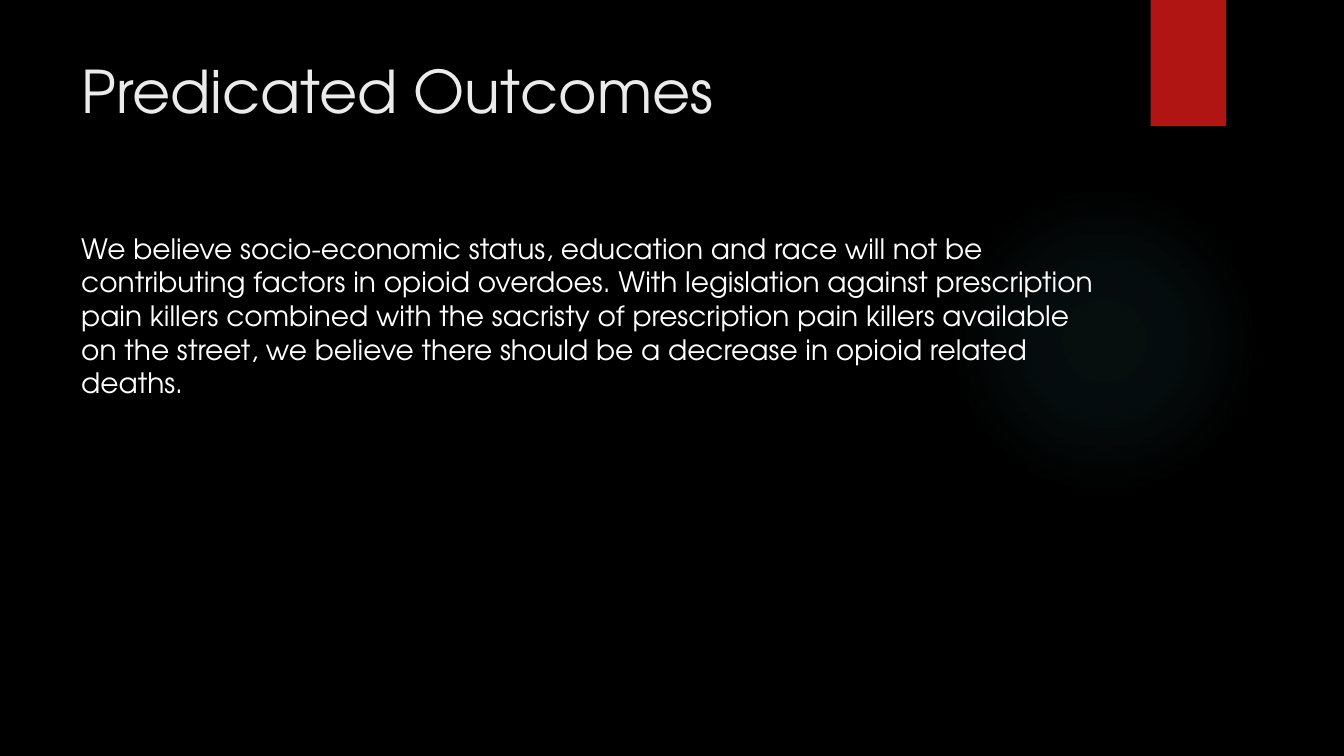
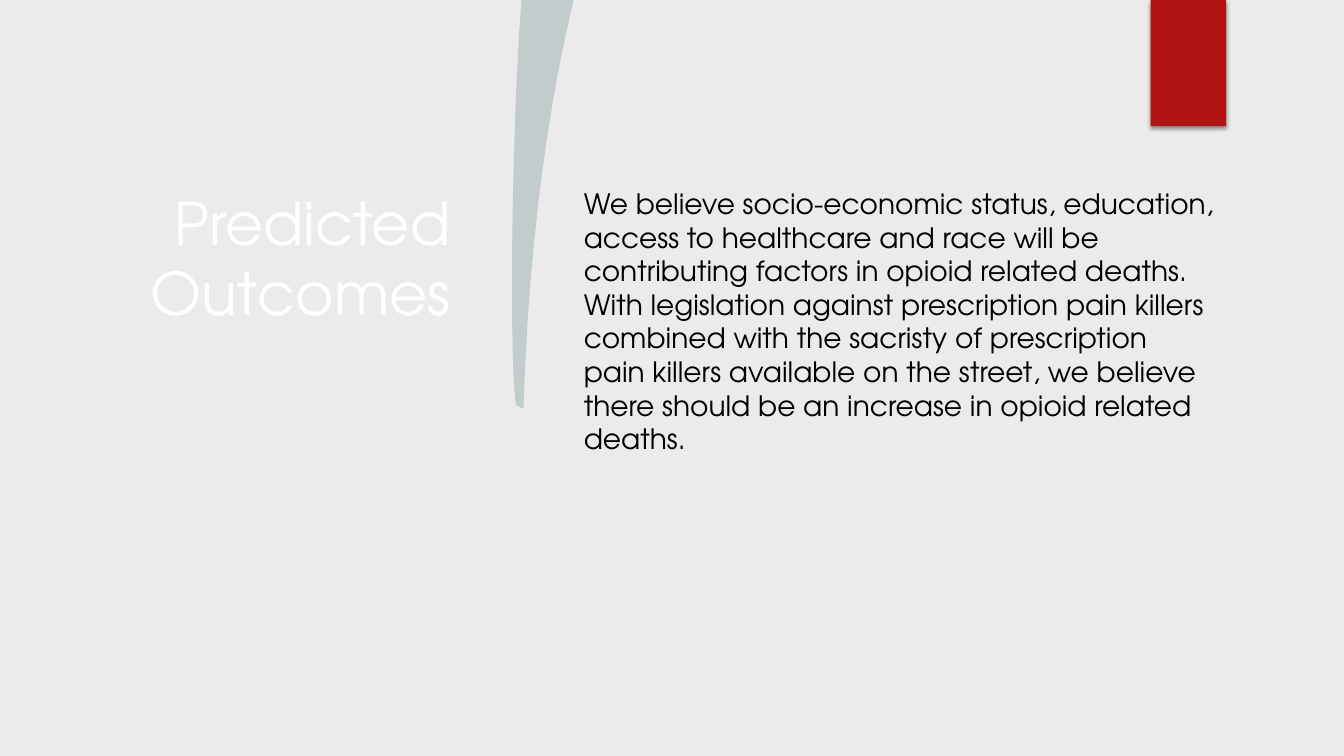
Before and after one commit to GregPoppe/opioid_project, a slide deck: slide 4 of Opioid_Crisis.pptx. Drawn at 1344x756 pixels with LibreOffice and Linux fonts; fonts in the diff are those of the drawing; background and template pictures are left out. Boxes give left, top, right and bottom in pixels: in the first picture for what was removed or moved away, otherwise in the second. Text is boxed around its words. In the diff, an @@ line names an element or a change of style, - is before the commit and + after.

```diff
--- a/Opioid_Crisis.pptx
+++ b/Opioid_Crisis.pptx
@@ background picture (left out) to #EBEBEB @@
@@ rectangle added at bbox=[0, 0, 1344, 756], fill #EBEBEB @@
@@ freeform shape added at bbox=[512, 0, 574, 409], fill #1E5155 at 20% opacity @@
@@ rectangle removed at bbox=[1150, 0, 1226, 126] @@
@@ rectangle added at bbox=[1150, 0, 1226, 126], fill #B01513 @@
@@ title at bbox=[81, 68, 714, 114]: text changed; text colour #EBEBEB to #FFFFFF @@
-Predicated Outcomes
+Predicted Outcomes
@@ text at bbox=[584, 193, 1213, 450]: text changed; text colour #FFFFFF to #000000 @@
-We believe socio-economic status, education and race will not be contributing factors in opioid overdoes. With legislation against prescription pain killers combined with the sacristy of prescription pain killers available on the street, we believe there should be a decrease in opioid related deaths.
+We believe socio-economic status, education, access to healthcare and race will be contributing factors in opioid related deaths. With legislation against prescription pain killers combined with the sacristy of prescription pain killers available on the street, we believe there should be an increase in opioid related deaths.
@@ ellipse removed at bbox=[949, 185, 1259, 495] @@
```
Also in this commit, not shown: 8 other slides changed, 21 slides added, 6 slides removed.
